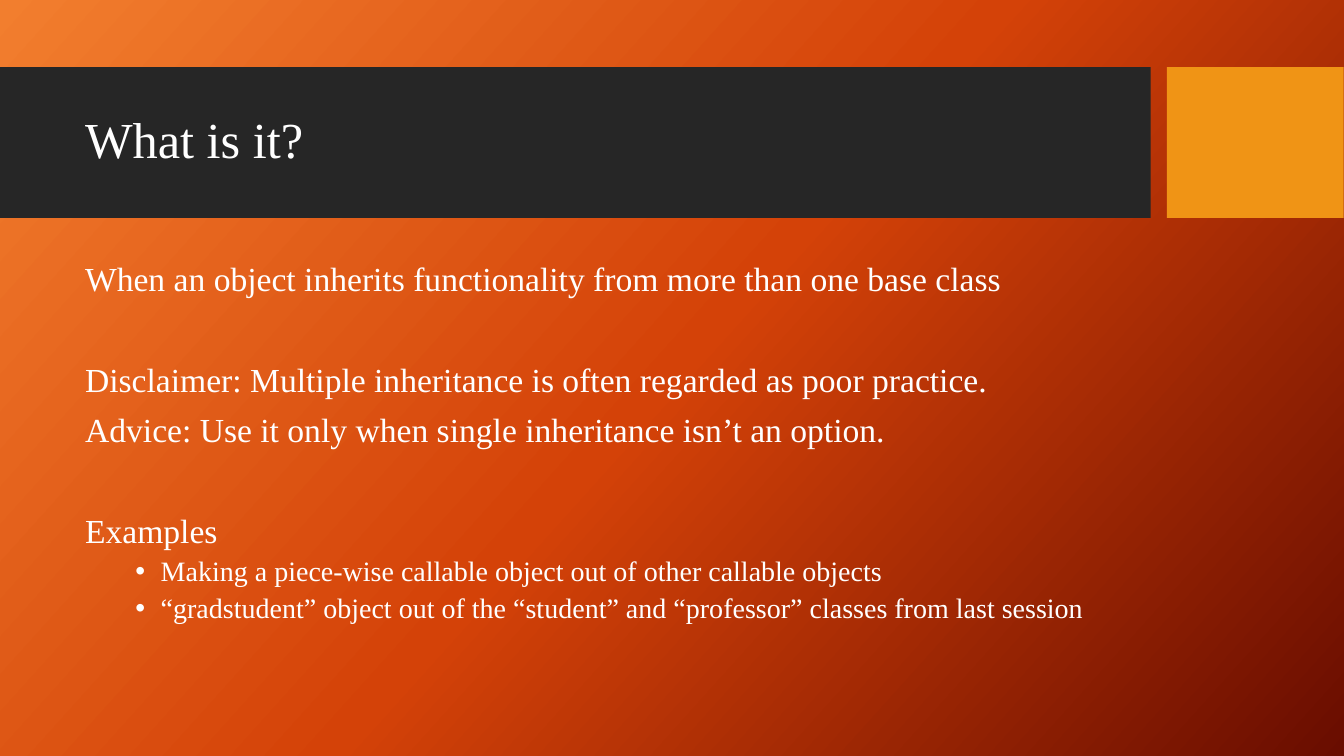
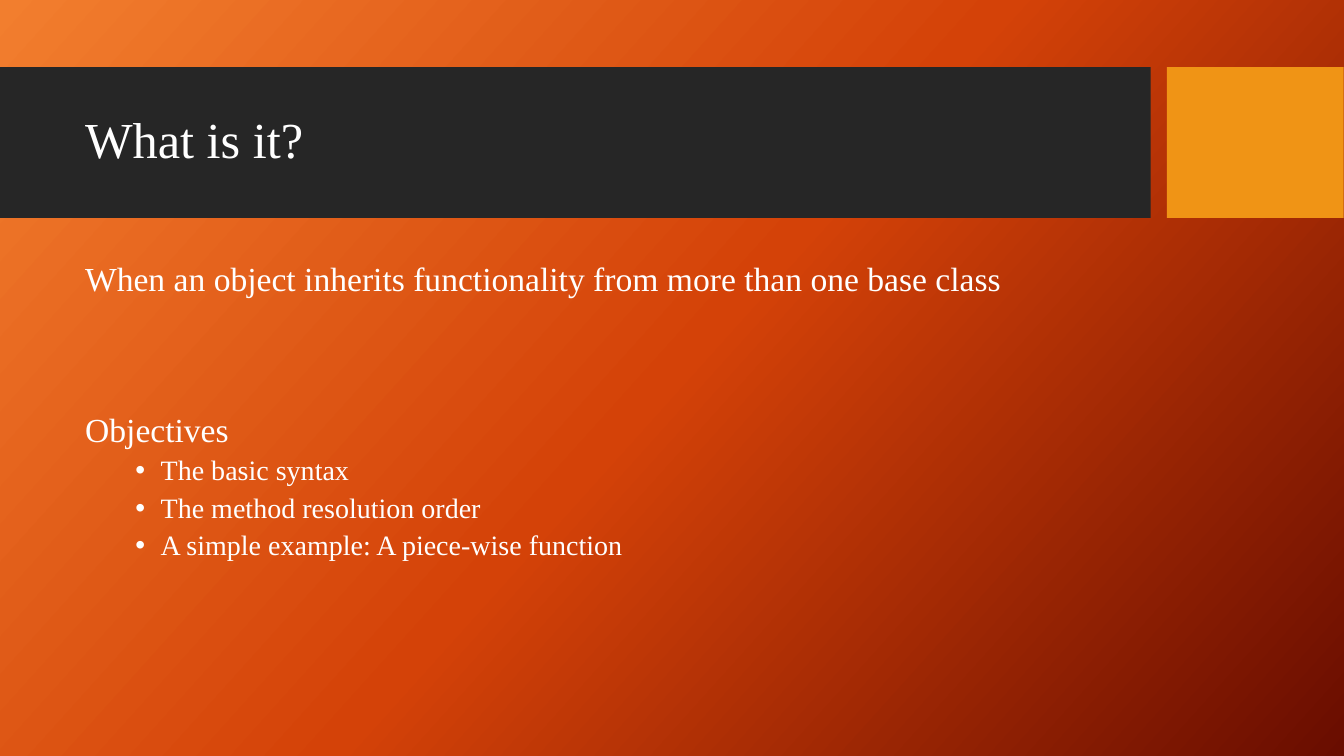
Before and after one commit to giganano/PythonBootcamp, a slide deck: slide 2 of slides/multiple_inheritance.pptx. Drawn at 1344x756 pixels with LibreOffice and Linux fonts; fonts in the diff are those of the drawing; background and template pictures are left out. Boxes give left, top, right and bottom in pixels: in the first picture for what was removed or moved away, otherwise in the second. Text is boxed around its words. In the diff, an @@ line names an element or a change of style, - is before the commit and + after.

Commit message:
slides: multiple inheritance slides updated

```diff
--- a/slides/multiple_inheritance.pptx
+++ b/slides/multiple_inheritance.pptx
@@ text at box(85, 418, 622, 560): text changed @@
-Disclaimer: Multiple inheritance is often regarded as poor practice.
-Advice: Use it only when single inheritance isn’t an option.
-Examples
-  • Making a piece-wise callable object out of other callable objects
-  • “gradstudent” object out of the “student” and “professor” classes from last session
+Objectives
+  • The basic syntax
+  • The method resolution order
+  • A simple example: A piece-wise function
```
Also in this commit, not shown: 4 other slides changed, 7 slides added, 4 slides removed.
